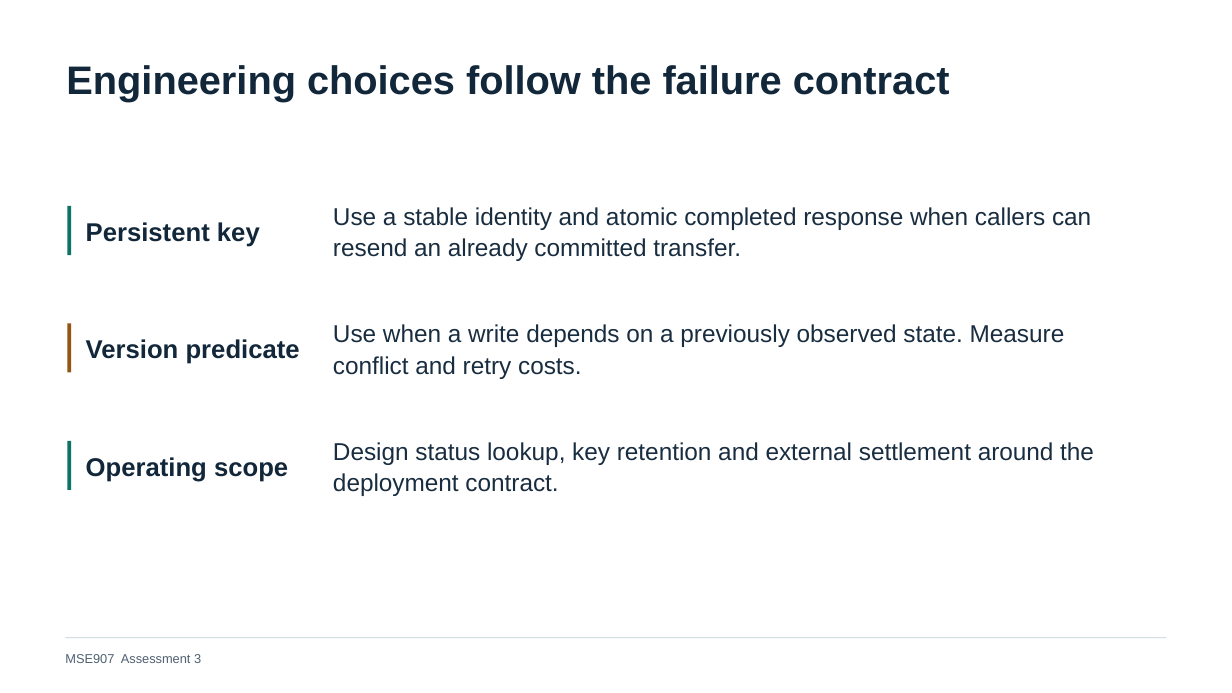
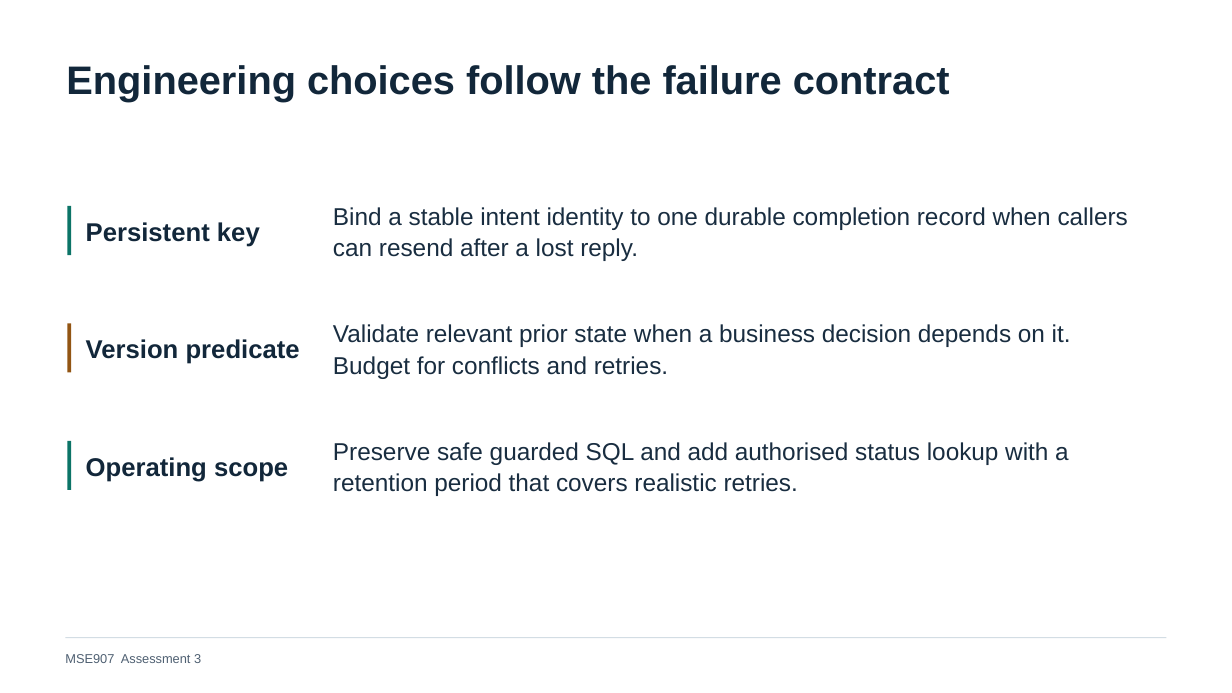
Before and after one commit to miku-wwl/capstone, a slide deck: slide 16 of docs/week04/Day06/Assessment3_Final_Presentation_EN.pptx. Drawn at 1232x693 pixels with LibreOffice and Linux fonts; fonts in the diff are those of the drawing. Boxes give left, top, right and bottom in pixels: in the first picture for what was removed or moved away, otherwise in the second. Text is boxed around its words. In the diff, an @@ line names an element or a change of style, - is before the commit and + after.

```diff
--- a/docs/week04/Day06/Assessment3_Final_Presentation_EN.pptx
+++ b/docs/week04/Day06/Assessment3_Final_Presentation_EN.pptx
@@ text at (333,207,1128,261): text changed @@
-Use a stable identity and atomic completed response when callers can resend an already committed transfer.
+Bind a stable intent identity to one durable completion record when callers can resend after a lost reply.
@@ text at (333,324,1071,379): text changed @@
-Use when a write depends on a previously observed state. Measure conflict and retry costs.
+Validate relevant prior state when a business decision depends on it. Budget for conflicts and retries.
@@ text at (333,442,1069,496): text changed @@
-Design status lookup, key retention and external settlement around the deployment contract.
+Preserve safe guarded SQL and add authorised status lookup with a retention period that covers realistic retries.
```
Also in this commit, not shown: 9 other slides changed, 12 other files.
